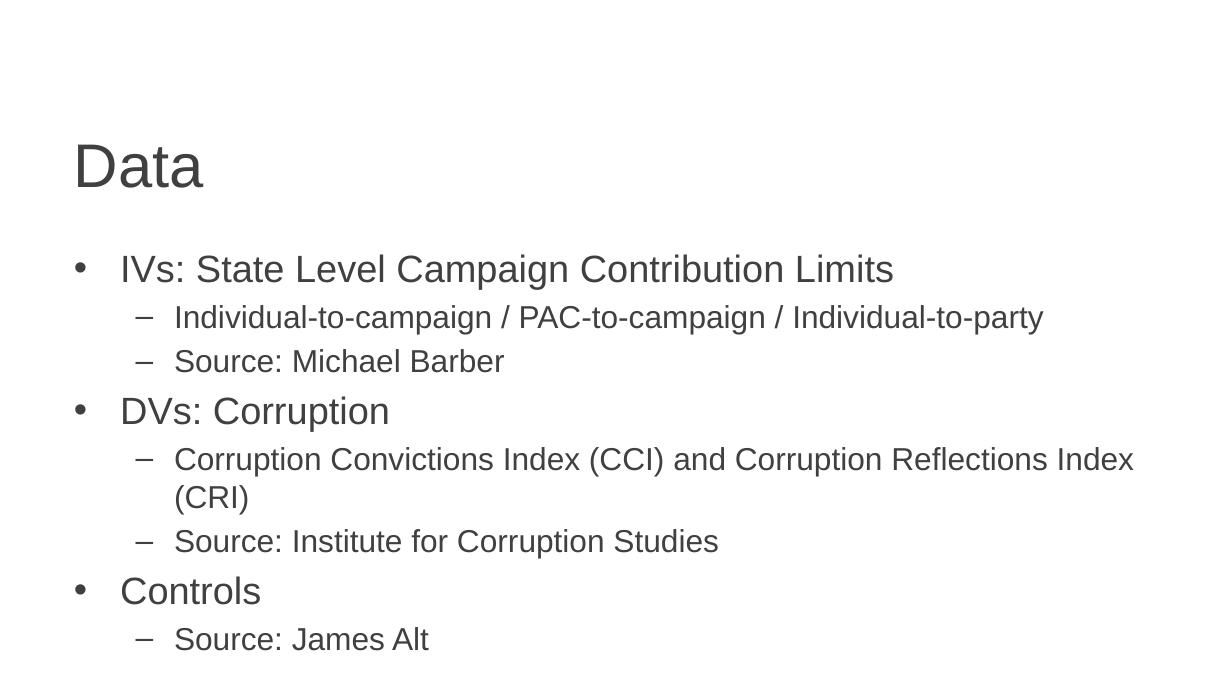
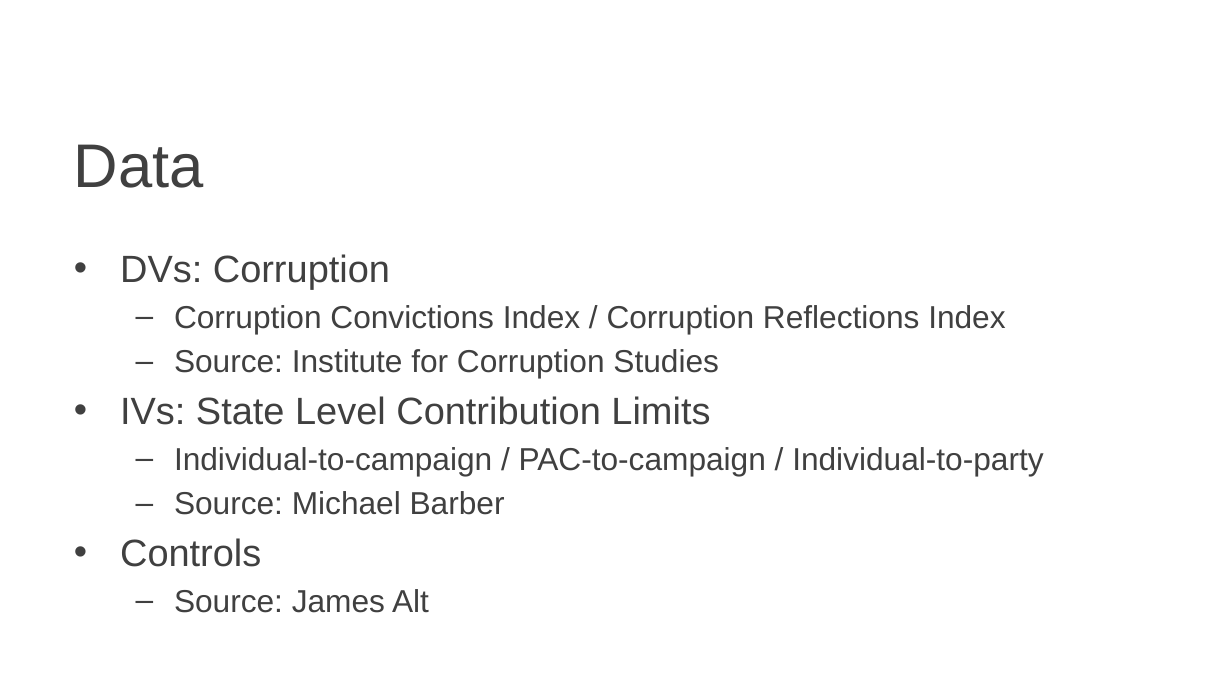
Before and after one commit to markchand/Money-in-Politics, a slide deck: slide 6 of SPSA (Working).pptx. Drawn at 1232x693 pixels with LibreOffice and Linux fonts; fonts in the diff are those of the drawing; background and template pictures are left out. Boxes give left, top, right and bottom in pixels: in the first picture for what was removed or moved away, otherwise in the second. Text is boxed around its words. In the diff, an @@ line names an element or a change of style, - is before the commit and + after.

```diff
--- a/SPSA (Working).pptx
+++ b/SPSA (Working).pptx
@@ text at bbox=[120, 254, 1005, 425]: text changed; size 22.2 to 18.5 pt @@
-• IVs: State Level Campaign Contribution Limits
+• DVs: Corruption
+  – Corruption Convictions Index / Corruption Reflections Index
+  – Source: Institute for Corruption Studies
+• IVs: State Level Contribution Limits
@@ text at bbox=[120, 396, 1134, 558]: paragraphs removed @@
-• DVs: Corruption
-  – Corruption Convictions Index (CCI) and Corruption Reflections Index (CRI)
-  – Source: Institute for Corruption Studies
```
Also in this commit, not shown: 5 other slides changed.
